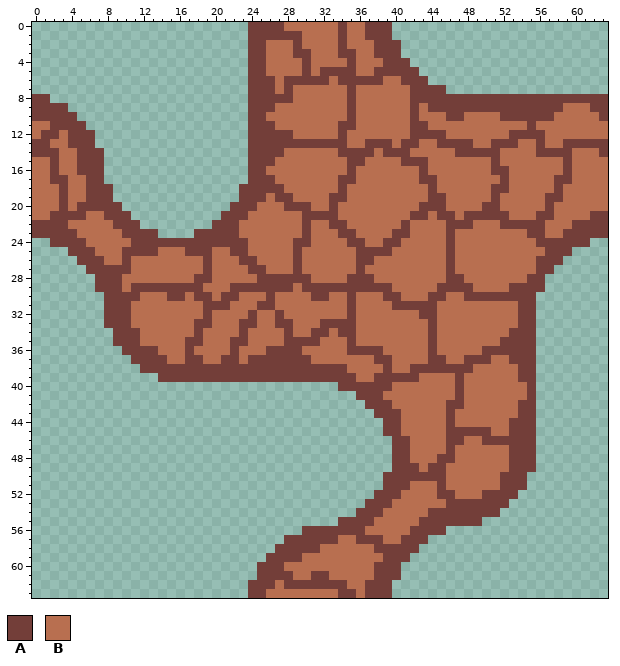
One commit to this pixel-art sprite: assets/images/dual_sheets/dirt_dual_sheet.png. The picture above was drawn from the file before the commit.
The file is 64x64 pixels.
Palette (. is transparent): A #733e39  B #b86f50
Pixels before, first column x 0:
 0 ........................AAAABBBBBBABBAAA........................
 1 ........................AAAAAABBBBABBAAA........................
 2 ........................AABBBABBBBABBBAAA.......................
 3 ........................AABBBAABBBAABBAAA.......................
 4 ........................AABBBBABBBBABBBAAA......................
 5 ........................AABBBBABAAAABBAAAAA.....................
 6 ........................AAABAAAAABAAAAABBAAA....................
 7 ........................AAABABBBBBBABBBBBBAAAA..................
 8 AA......................AAAAABBBBBBABBBBBBAAAAAAAAAAAAAAAAAAAAAA
 9 AAAA....................AAABBBBBBBBABBBBBBABAAAAAAAAAAAAAAABBBAA
10 AAAAA...................AABBBBBBBBBABBBBBBABBBAABBBBAAAAAABBBBBA
11 BBAAAA..................AAABBBBBBBAABBBBBBAABBBBBBBBBBBABBBBBBBB
12 BAABAAA.................AAAAABBBBBABBBBBBBAAAABBBBBBBAAAABBBBBBB
13 AABBAAA.................AAAAAAAAAAABBAAABAABBAAAABBAAABBABBAAAAA
14 AAABBAAA................AAAABBBBBBAAAABAAABBBBBAAAAABBBBAAAABBBA
15 BBABBAAA................AAABBBBBBBBAABBBBAAABBBBBBBABBBBBBBABBBB
16 BBABBAAA................AABBBBBBBBBABBBBBBBABBBBBBBAABBBBBBABBBB
17 BBAABBAA................AAABBBBBBBAABBBBBBBAABBBBBBBABBBBBAABBBB
18 BBBABBAAA..............AAAAABBBBBBABBBBBBBBBABBBBBBAABBBBBABBBBB
19 BBBABBAAA..............AAABAABBBBAABBBBBBBBBAABBBBBABBBBBAABBBBB
20 BBBABAAAAA............AAABBBAAABBABBBBBBBBBAAABBBBAABBBBBABBBBBB
21 BBAAAABBAAA..........AAABBBBBBAAAABBBBBBBBAABAABAAAAABBBAABBBBAA
22 AAAABBBBBAAA........AAABBBBBBBABBAABBBBBBABBBBAAABBBAAAAABBBAAAA
23 AAAAABBBBBAAAA....AAAAABBBBBBBABBBAABBBBAABBBBABBBBBBBBAABBAAAAA
24 ..AAAABBBBBAAAAAAAAAAAAABBBBBAABBBBAABBAABBBBBABBBBBBBBBAAAAAA..
25 ....AAABBBAAAABBBAAABBAABBBBBABBBBBBAAAABBBBBBABBBBBBBBBBAAA....
26 .....AAABBABBBBBBBBABBBAABBBBABBBBBBAABBBBBBBBABBBBBBBBBAAA.....
27 ......AAAAABBBBBBBBABBBBAABBBABBBBBBABBBBBBBBBABBBBBBBBBAA......
28 .......AAABBBBBBBBAABBBBBAAAAAABBBBAAABBBBBBBBAABBBBBBBAA.......
29 .......AAABAAAAAAAABBBAAAAAAABAAAAAAAAAABBBBBAAAABBBBAAAA.......
30 ........AAAABBBAABAABAABBBABBBBAABBABBBAABBBAABBAAAAAAAA........
31 ........AAABBBBBBBBAAABBBAABBBBBBBBABBBBAAAAABBBBBBBBBAA........
32 ........AAABBBBBBBBABBBBABBABBBBBBBABBBBBBBAABBBBBBBBBAA........
33 ........AAABBBBBBBAABBBAABBAABBBAAAABBBBBBBBABBBBBBBBBAA........
34 .........AAABBBBBBABBBBABBBBABBAABAABBBBBBBBABBBBBBBBAAA........
35 .........AAABBBBBAABBBAABBBBAAAABBBABBBBBBBBABBBBBBBAAAA........
36 ..........AAAABBBABBBBABBBAAAABBBBBAAAABBBBBABBBBBAAAAAA........
37 ...........AAAABBAABBAABAAAAAAABBBBBBBAABBBBAABBAAABBAAA........
38 ............AAAAAAAAAAAAAAAAAAAAAAABBBBABBAAAAAAABBBBBAA........
39 ..............AAAAAAAAAAAAAAAAAAAAAABBAAAAABBBBABBBBBBAA........
40 ..................................AAAAAABBBBBBBABBBBBBBA........
41 ....................................AAABBBBBBBBABBBBBBBA........
42 .....................................AAABBBBBBAABBBBBBAA........
43 ......................................AAABBBBBABBBBBBBAA........
44 .......................................AABBBBBABBBBBBAAA........
45 .......................................AABBBBBAAAAABBAAA........
46 ........................................AABBBBAABBAAAAAA........
47 ........................................AABBBBABBBBBBAAA........
48 ........................................AABBBAABBBBBBAAA........
49 ........................................AAABAABBBBBBBAAA........
50 .......................................AAAAAAABBBBBBAAA.........
51 .......................................AAABBBABBBBBBAAA.........
52 ......................................AAABBBBAABBBAAAA..........
53 .....................................AAABBBBBBAAAAAAA...........
54 ....................................AAABBBBBAAAAAAAA............
55 ..................................AAAABBBBBAAAAAAA..............
56 ..............................AAAAAAABBBBBAAAA..................
57 ............................AAAAAABBAAABBAAA....................
58 ...........................AAAAABBBBBBAAAAA.....................
59 ..........................AAAABBBBBBBBBAAA......................
60 .........................AAABBBBBBBBBBAAA.......................
61 .........................AAAABBAABBBBBAAA.......................
62 ........................AAABAAAAAAABBAAA........................
63 ........................AABBBBBBBBAABAAA........................
And afterwards:
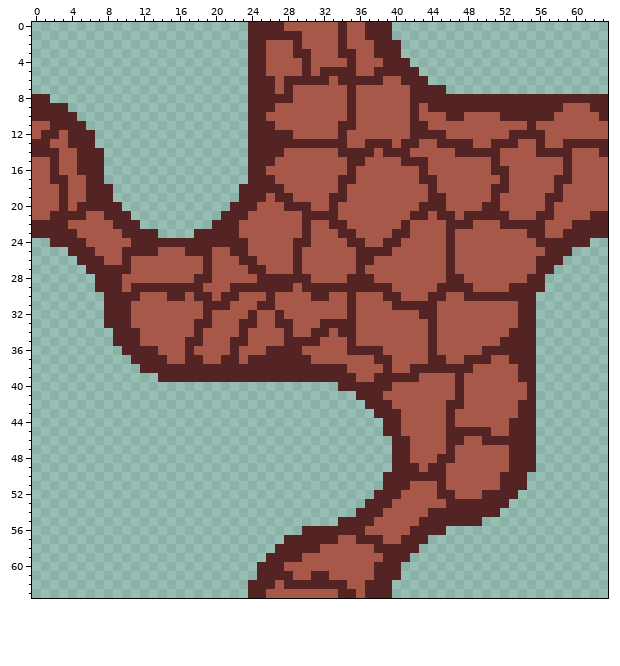
What changed:
Colour A changes from #733e39 to #542323.
Colour B changes from #b86f50 to #a85848.
